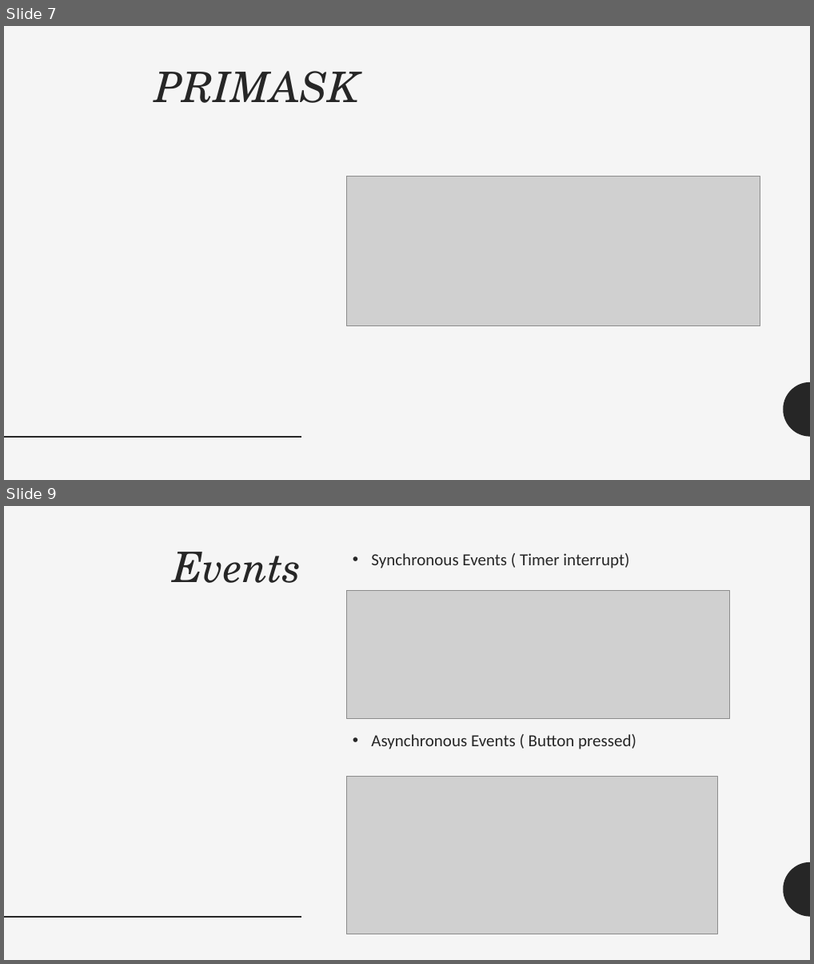
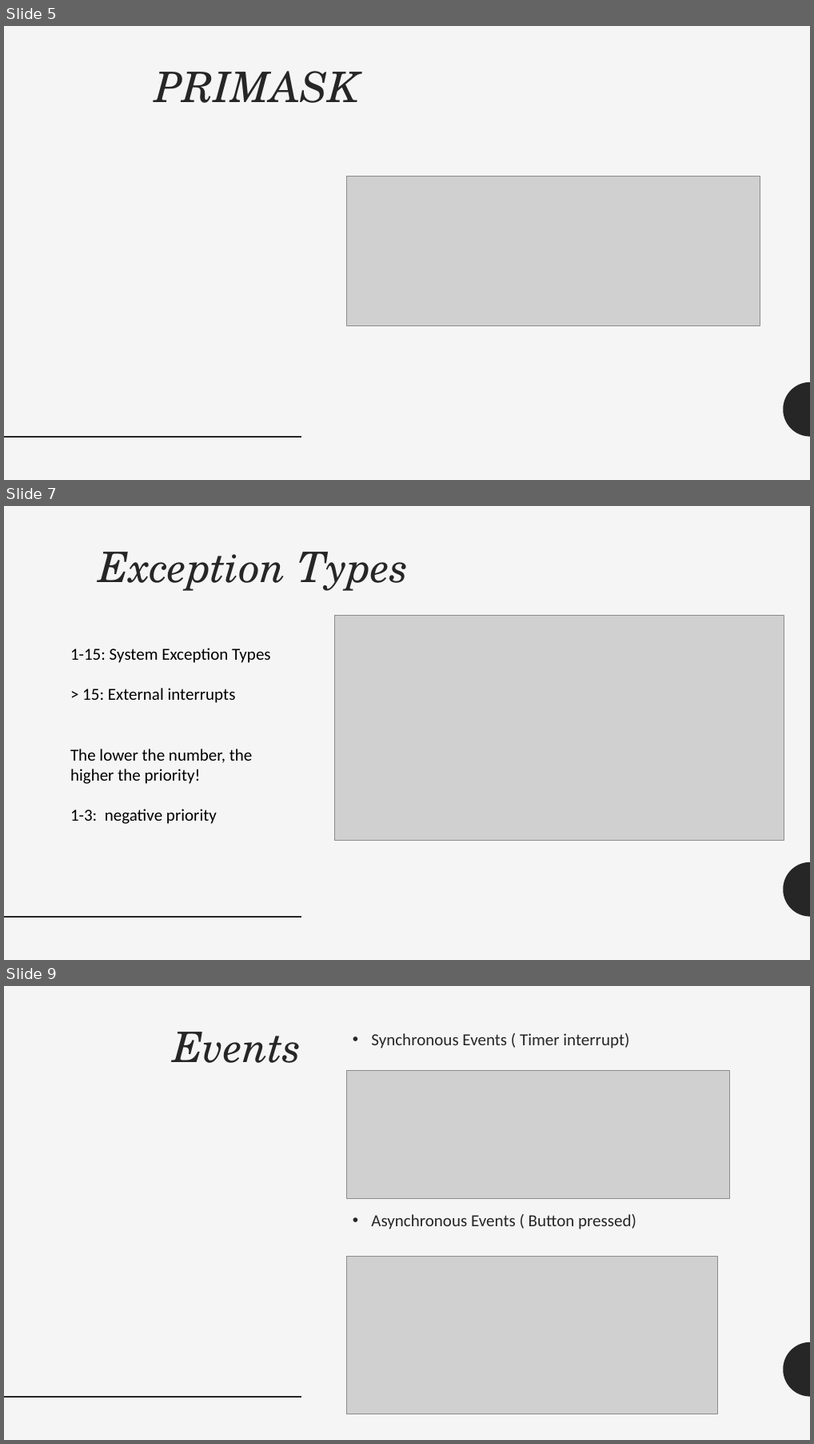
Before and after one commit to manuwira/intro_Team6, a slide deck: PräsentationIntro.pptx. Shown one above the other, each under a label of ours: slides 7 and 9 before the commit, slides 5, 7 and 9 after it; the slides between them are not shown. The pictures are 814x964 and 814x1444 pixels, drawn with LibreOffice and Linux fonts; fonts in the diff are those of the drawing; grey boxes stand for pictures. Boxes give left, top, right and bottom in pixels: in the first picture for what was removed or moved away, otherwise in the second. Text is boxed around its words. In the diff, an @@ line names an element or a change of style, - is before the commit and + after.

```diff
--- a/PräsentationIntro.pptx
+++ b/PräsentationIntro.pptx
@@ slide 7 added at (4,506,810,960), background #F5F5F5; not listed: 2 template elements that a slide beside it also shows @@
@@ title added at (98,552,409,591), 50 pt, text #262626, italic @@
+Exception Types
@@ picture added at (335,615,784,840) @@
@@ text added at (70,648,271,824), 20 pt, text #000000 @@
+1-15: System Exception Types
+> 15: External interrupts
+The lower the number, the higher the priority!
+1-3: negative priority
@@ what was slide 7 is now slide 5 @@
```
Also in this commit, not shown: 4 slides changed, 2 other slides added, 3 slides removed.
